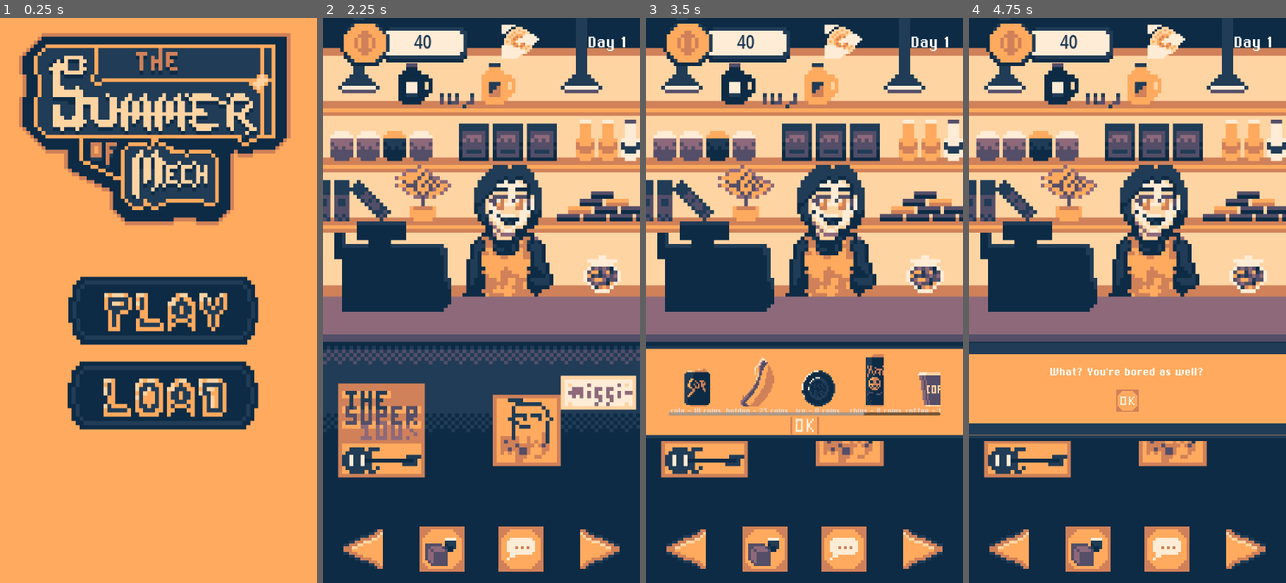
Above: before the commit, frames 1-4 (left to right).
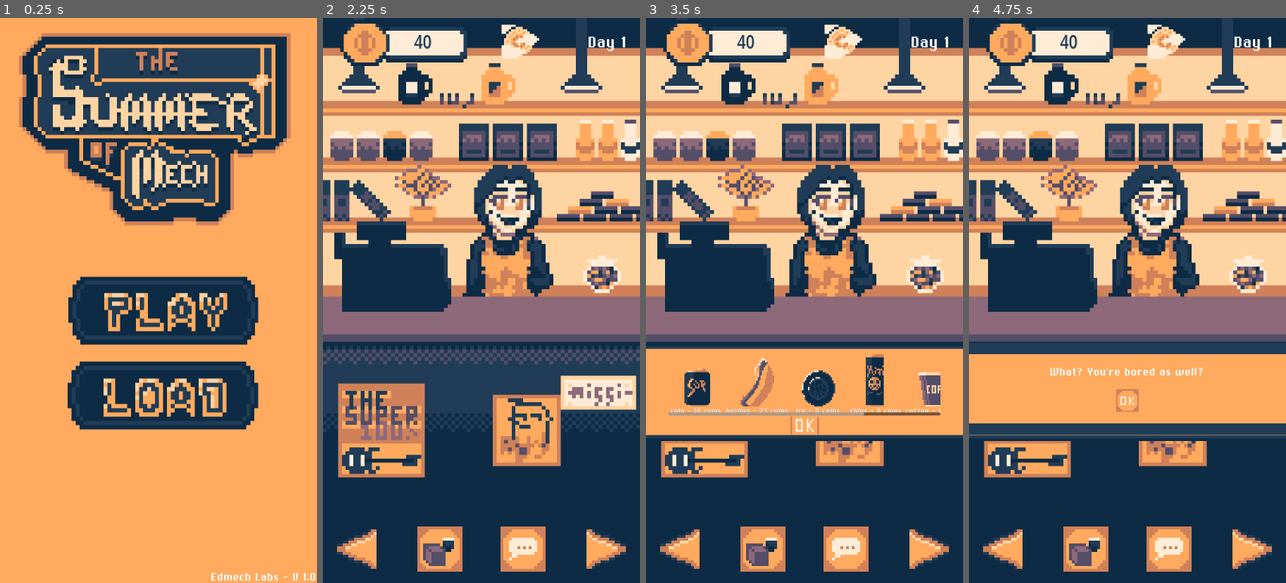
Above: after the commit, the same moments.

Repository: EtMechanicum/TheDayOfMech
Game: Godot game, scene res://scenes/world.tscn
The game is run twice, just before and just after one commit, with the same random seed, the same clock (stepped at 60 frames per second) and the same inputs.
Inputs (mouse positions are in pixels of both pictures, inside the frame that each line leads up to; where the layout moved, square brackets give the same spot in the first picture):
- Up to frame 1 (0.25 s): no input
- Up to frame 2 (2.25 s): click (484, 311) at 0.5 s; click (484, 311) at 1.25 s; click (357, 549) at 2 s
- Up to frame 3 (3.5 s): click (763, 549) [766, 549] at 2.75 s
- Up to frame 4 (4.75 s): click (1168, 549) [1165, 549] at 3.5 s; click (1127, 424) at 4.25 s

The runs differ from the first frame. In frame 1, 0.2% of the frame differs, in the area x 66-100%, y 98-100%; in frame 2, 1.4%, in the area x 4-96%, y 90-98%; in frame 3, 1.4%; in frame 4, 1.4%.

Commit message:
Updated UI and added missing button textures

Diff:
--- a/scenes/world.tscn
+++ b/scenes/world.tscn
@@ -138,8 +138,20 @@
 atlas = ExtResource("3_jhx03")
 region = Rect2(64.03104, 47.848244, 16.041039, 16.041039)
 
+[sub_resource type="AtlasTexture" id="AtlasTexture_munwf"]
+atlas = ExtResource("3_jhx03")
+region = Rect2(0.08238888, 32.08239, 16.19376, 15.942043)
+
+[sub_resource type="AtlasTexture" id="AtlasTexture_ts3gi"]
+atlas = ExtResource("3_jhx03")
+region = Rect2(32.133152, 31.934261, 15.939529, 15.939526)
+
 [sub_resource type="StyleBoxFlat" id="StyleBoxFlat_7t5mc"]
 bg_color = Color(1, 0.6666667, 0.36862746, 1)
+
+[sub_resource type="AtlasTexture" id="AtlasTexture_0nbtd"]
+atlas = ExtResource("3_jhx03")
+region = Rect2(64.03101, 31.87128, 16.345634, 16.85326)
 
 [node name="World" type="Node" unique_id=447409703]
 script = ExtResource("1_q5onr")
@@ -218,6 +230,21 @@
 texture = SubResource("AtlasTexture_xgqkh")
 expand_mode = 1
 
+[node name="Label" type="Label" parent="MainMenu" unique_id=939308722]
+layout_mode = 1
+anchors_preset = 3
+anchor_left = 1.0
+anchor_top = 1.0
+anchor_right = 1.0
+anchor_bottom = 1.0
+offset_left = -40.0
+offset_top = -23.0
+grow_horizontal = 0
+grow_vertical = 0
+theme_override_fonts/font = ExtResource("10_dss4m")
+theme_override_font_sizes/font_size = 36
+text = "Edmech Labs - V 1.0"
+
 [node name="MachineOverview" type="Control" parent="." unique_id=328114699]
 visible = false
 layout_mode = 3
@@ -468,6 +495,7 @@
 custom_minimum_size = Vector2(0, 160)
 layout_mode = 2
 size_flags_vertical = 3
+theme_override_constants/separation = 4
 
 [node name="Buttons" type="MarginContainer" parent="Store/TextureRect" unique_id=265511257]
 layout_mode = 1
@@ -481,7 +509,7 @@
 
 [node name="HBoxContainer" type="HBoxContainer" parent="Store/TextureRect/Buttons" unique_id=693424858]
 layout_mode = 2
-theme_override_constants/separation = 96
+theme_override_constants/separation = 108
 alignment = 1
 
 [node name="ToWastelands" type="Button" parent="Store/TextureRect/Buttons/HBoxContainer" unique_id=1233491685]
@@ -786,7 +814,7 @@
 
 [node name="HBoxContainer" type="HBoxContainer" parent="Home/TextureRect/MarginContainer" unique_id=2013346347]
 layout_mode = 2
-theme_override_constants/separation = 96
+theme_override_constants/separation = 108
 alignment = 1
 
 [node name="ToOverview" type="Button" parent="Home/TextureRect/MarginContainer/HBoxContainer" unique_id=2073567841]
@@ -806,13 +834,29 @@
 custom_minimum_size = Vector2(128, 128)
 layout_mode = 2
 theme_override_font_sizes/font_size = 32
-text = "Inven"
+
+[node name="TextureRect" type="TextureRect" parent="Home/TextureRect/MarginContainer/HBoxContainer/InventoryButton" unique_id=867580117]
+layout_mode = 1
+anchors_preset = 15
+anchor_right = 1.0
+anchor_bottom = 1.0
+grow_horizontal = 2
+grow_vertical = 2
+texture = SubResource("AtlasTexture_munwf")
 
 [node name="Save" type="Button" parent="Home/TextureRect/MarginContainer/HBoxContainer" unique_id=300669256]
 custom_minimum_size = Vector2(128, 128)
 layout_mode = 2
 theme_override_font_sizes/font_size = 32
-text = "Save"
+
+[node name="TextureRect" type="TextureRect" parent="Home/TextureRect/MarginContainer/HBoxContainer/Save" unique_id=1302446612]
+layout_mode = 1
+anchors_preset = 15
+anchor_right = 1.0
+anchor_bottom = 1.0
+grow_horizontal = 2
+grow_vertical = 2
+texture = SubResource("AtlasTexture_ts3gi")
 
 [node name="ToWastelands" type="Button" parent="Home/TextureRect/MarginContainer/HBoxContainer" unique_id=650270006]
 custom_minimum_size = Vector2(128, 128)
@@ -941,7 +985,7 @@
 
 [node name="HBoxContainer" type="HBoxContainer" parent="Wastelands/TextureRect/MarginContainer" unique_id=568659868]
 layout_mode = 2
-theme_override_constants/separation = 96
+theme_override_constants/separation = 220
 alignment = 1
 
 [node name="ToHome" type="Button" parent="Wastelands/TextureRect/MarginContainer/HBoxContainer" unique_id=1933378610]
@@ -957,31 +1001,18 @@
 grow_vertical = 2
 texture = SubResource("AtlasTexture_w7kh3")
 
-[node name="Buy" type="Button" parent="Wastelands/TextureRect/MarginContainer/HBoxContainer" unique_id=1966857937]
-custom_minimum_size = Vector2(128, 128)
-layout_mode = 2
-
-[node name="TextureRect" type="TextureRect" parent="Wastelands/TextureRect/MarginContainer/HBoxContainer/Buy" unique_id=1982256706]
-layout_mode = 1
-anchors_preset = 15
-anchor_right = 1.0
-anchor_bottom = 1.0
-grow_horizontal = 2
-grow_vertical = 2
-texture = SubResource("AtlasTexture_e3hyu")
-
-[node name="Talk" type="Button" parent="Wastelands/TextureRect/MarginContainer/HBoxContainer" unique_id=424854568]
-custom_minimum_size = Vector2(128, 128)
-layout_mode = 2
-
-[node name="TextureRect" type="TextureRect" parent="Wastelands/TextureRect/MarginContainer/HBoxContainer/Talk" unique_id=1603390039]
-layout_mode = 1
-anchors_preset = 15
-anchor_right = 1.0
-anchor_bottom = 1.0
-grow_horizontal = 2
-grow_vertical = 2
-texture = SubResource("AtlasTexture_q5onr")
+[node name="Event?" type="Button" parent="Wastelands/TextureRect/MarginContainer/HBoxContainer" unique_id=424854568]
+custom_minimum_size = Vector2(128, 128)
+layout_mode = 2
+
+[node name="TextureRect" type="TextureRect" parent="Wastelands/TextureRect/MarginContainer/HBoxContainer/Event?" unique_id=1603390039]
+layout_mode = 1
+anchors_preset = 15
+anchor_right = 1.0
+anchor_bottom = 1.0
+grow_horizontal = 2
+grow_vertical = 2
+texture = SubResource("AtlasTexture_0nbtd")
 
 [node name="ToStore" type="Button" parent="Wastelands/TextureRect/MarginContainer/HBoxContainer" unique_id=1081697375]
 custom_minimum_size = Vector2(128, 128)
Binary file changed: assets/sprites/buttons.png
